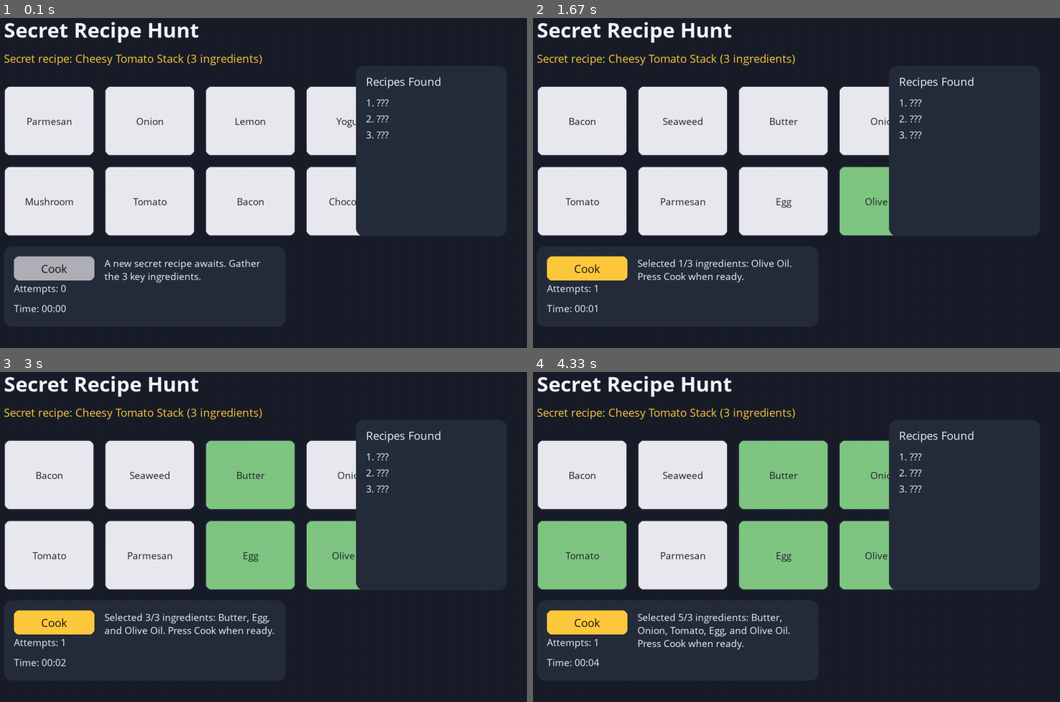
Above: before the commit, frames 1-4 (two rows, left to right).
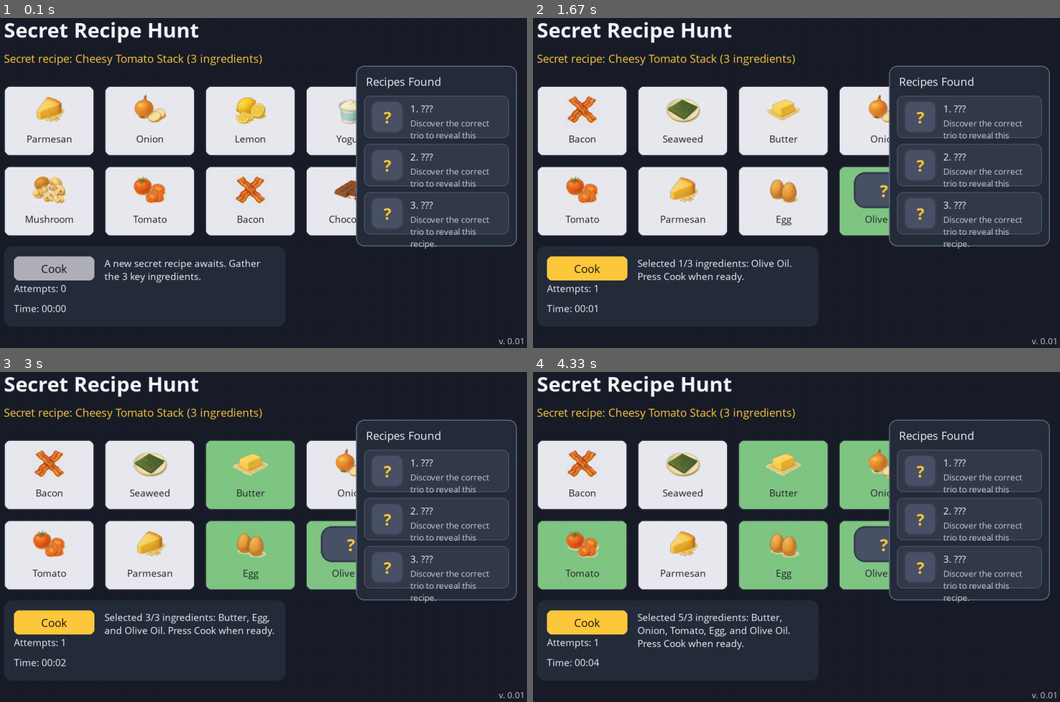
Above: after the commit, the same moments.

Repository: chrixbedardcad/FoodSimulator
Game: pygame game, started from secret_recipe_pygame.py
Two runs of this game, one before a commit and one after it. Both use one fixed random seed, a clock stepped at 60 frames per second and the inputs below.
Inputs (mouse positions are in pixels of both pictures, inside the frame that each line leads up to):
- Up to frame 1 (0.1 s): no input
- Up to frame 2 (1.67 s): click (785, 176) at 0.38 s; click "Cook" at 0.72 s; click (612, 262) at 1.05 s; click (854, 206) at 1.38 s
- Up to frame 3 (3 s): click (121, 457) at 1.72 s; click (263, 566) at 2.05 s; click (237, 467) at 2.38 s; click (173, 454) at 2.72 s
- Up to frame 4 (4.33 s): click (575, 451) at 3.05 s; click (606, 566) at 3.38 s; click (907, 467) at 3.72 s; click (622, 461) at 4.05 s

The runs differ from the first frame. In frame 1, 6.9% of the frame differs, in the area x 4-100%, y 14-99%; in frame 2, 7.2%, in the area x 6-100%, y 14-99%; in frame 3, 7.2%; in frame 4, 7.2%.

Commit message:
Add ingredient and recipe art to Pygame secret recipe UI

Diff:
--- a/secret_recipe_pygame.py
+++ b/secret_recipe_pygame.py
@@ -9,6 +9,7 @@
 
 import random
 import time
+from pathlib import Path
 from typing import Dict, List, Optional, Sequence, Set, Tuple
 
 import pygame
@@ -27,9 +28,19 @@
 CARD_SELECTED_COLOR = (129, 199, 132)
 CARD_DISABLED_COLOR = (176, 176, 184)
 TEXT_COLOR = (245, 245, 250)
+TEXT_MUTED_COLOR = (200, 204, 214)
 ACCENT_COLOR = (255, 202, 61)
 NEXT_ROUND_DELAY_MS = 900
 NEXT_ROUND_EVENT = pygame.USEREVENT + 1
+SUMMARY_ENTRY_PENDING_COLOR = (52, 59, 74)
+SUMMARY_ENTRY_FOUND_COLOR = (62, 86, 70)
+SUMMARY_ENTRY_BORDER_COLOR = (94, 106, 128)
+
+VERSION = "v. 0.01"
+CARD_IMAGE_MAX_SIZE = (120, 72)
+RECIPE_IMAGE_MAX_SIZE = (68, 68)
+INGREDIENT_ICON_DIR = Path(__file__).resolve().parent / "Ingredients"
+RECIPE_ICON_DIR = Path(__file__).resolve().parent / "recipes"
 
 
 class PygameSecretRecipeGame:
@@ -45,6 +56,7 @@
         self.font_title = pygame.font.SysFont("Segoe UI", 44, bold=True)
         self.font_medium = pygame.font.SysFont("Segoe UI", 24)
         self.font_small = pygame.font.SysFont("Segoe UI", 20)
+        self.font_xsmall = pygame.font.SysFont("Segoe UI", 18)
 
         self.data = GameData.from_json()
         self.rng = random.Random()
@@ -64,12 +76,23 @@
         self.found_recipes: List[Optional[Recipe]] = [None] * RECIPES_TO_FIND
         self.card_rects = self._build_card_layout()
         self.cook_button = pygame.Rect(80, 520, 160, 48)
-        self.summary_panel = pygame.Rect(760, 140, 300, 340)
+        self.summary_panel = pygame.Rect(760, 140, 320, 360)
 
         self._ingredient_display: Dict[str, str] = {
             name: (ingredient.display_name if isinstance(ingredient, Ingredient) else name)
             for name, ingredient in self.data.ingredients.items()
         }
+
+        self._ingredient_image_paths = self._scan_asset_directory(INGREDIENT_ICON_DIR)
+        self._recipe_image_paths = self._scan_asset_directory(RECIPE_ICON_DIR)
+        self._ingredient_image_cache: Dict[str, pygame.Surface] = {}
+        self._recipe_image_cache: Dict[str, pygame.Surface] = {}
+        self.ingredient_placeholder = self._build_placeholder_surface(
+            CARD_IMAGE_MAX_SIZE, border_radius=22
+        )
+        self.recipe_placeholder = self._build_placeholder_surface(
+            RECIPE_IMAGE_MAX_SIZE, border_radius=18
+        )
 
         self._start_next_round()
 
@@ -243,6 +266,112 @@
             " Press Cook when ready."
         )
 
+    # --- Asset helpers -------------------------------------------------------
+    @staticmethod
+    def _normalize_key(name: str) -> str:
+        return "".join(char.lower() for char in name if char.isalnum())
+
+    def _scan_asset_directory(self, directory: Path) -> Dict[str, Path]:
+        paths: Dict[str, Path] = {}
+        if not directory.exists():
+            return paths
+        for image_path in directory.glob("*.png"):
+            key = self._normalize_key(image_path.stem)
+            paths[key] = image_path
+        return paths
+
+    def _build_placeholder_surface(
+        self,
+        size: Tuple[int, int],
+        *,
+        border_radius: int = 18,
+        symbol: str = "?",
+    ) -> pygame.Surface:
+        width, height = size
+        surface = pygame.Surface((width, height), pygame.SRCALPHA)
+        pygame.draw.rect(surface, (55, 62, 80), surface.get_rect(), border_radius=border_radius)
+        inner_rect = surface.get_rect().inflate(-8, -8)
+        inner_radius = max(border_radius - 6, 0)
+        pygame.draw.rect(surface, (74, 82, 104), inner_rect, border_radius=inner_radius)
+        font_size = max(20, height // 2)
+        placeholder_font = pygame.font.SysFont("Segoe UI", font_size, bold=True)
+        glyph = placeholder_font.render(symbol, True, ACCENT_COLOR)
+        surface.blit(glyph, glyph.get_rect(center=(width // 2, height // 2)))
+        return surface.convert_alpha()
+
+    def _load_scaled_image(
+        self,
+        path: Path,
+        max_size: Tuple[int, int],
+        fallback: pygame.Surface,
+    ) -> pygame.Surface:
+        try:
+            surface = pygame.image.load(str(path)).convert_alpha()
+        except pygame.error:
+            return fallback
+        width, height = surface.get_size()
+        max_width, max_height = max_size
+        scale = min(max_width / width, max_height / height, 1.0)
+        if scale < 1.0:
+            new_size = (max(1, int(width * scale)), max(1, int(height * scale)))
+            surface = pygame.transform.smoothscale(surface, new_size)
+        return surface
+
+    def _ingredient_image_surface(self, ingredient_name: str) -> pygame.Surface:
+        key = self._normalize_key(ingredient_name)
+        cached = self._ingredient_image_cache.get(key)
+        if cached is not None:
+            return cached
+
+        ingredient = self.data.ingredients.get(ingredient_name)
+        candidates: List[str] = [ingredient_name]
+        if ingredient:
+            if ingredient.display_name and ingredient.display_name not in candidates:
+                candidates.append(ingredient.display_name)
+            if ingredient.ingredient_id and ingredient.ingredient_id not in candidates:
+                candidates.append(ingredient.ingredient_id)
+
+        surface: Optional[pygame.Surface] = None
+        for candidate in candidates:
+            candidate_key = self._normalize_key(candidate)
+            path = self._ingredient_image_paths.get(candidate_key)
+            if path and path.exists():
+                surface = self._load_scaled_image(
+                    path, CARD_IMAGE_MAX_SIZE, self.ingredient_placeholder
+                )
+                break
+
+        result = surface or self.ingredient_placeholder
+        for candidate in candidates:
+            candidate_key = self._normalize_key(candidate)
+            self._ingredient_image_cache.setdefault(candidate_key, result)
+        return result
+
+    def _recipe_image_surface(self, recipe: Optional[Recipe]) -> pygame.Surface:
+        if recipe is None:
+            return self.recipe_placeholder
+
+        candidates = [recipe.name, recipe.display_name]
+        surface: Optional[pygame.Surface] = None
+        for candidate in candidates:
+            candidate_key = self._normalize_key(candidate)
+            cached = self._recipe_image_cache.get(candidate_key)
+            if cached is not None:
+                return cached
+            path = self._recipe_image_paths.get(candidate_key)
+            if path and path.exists():
+                surface = self._load_scaled_image(
+                    path, RECIPE_IMAGE_MAX_SIZE, self.recipe_placeholder
+                )
+                for known in candidates:
+                    self._recipe_image_cache[self._normalize_key(known)] = surface
+                return surface
+
+        for candidate in candidates:
+            candidate_key = self._normalize_key(candidate)
+            self._recipe_image_cache.setdefault(candidate_key, self.recipe_placeholder)
+        return self.recipe_placeholder
+
     # --- Drawing helpers -----------------------------------------------------
     def _draw(self) -> None:
         self.screen.fill(BACKGROUND_COLOR)
@@ -250,6 +379,7 @@
         self._draw_cards()
         self._draw_controls()
         self._draw_summary()
+        self._draw_version()
         if self.finish_time is not None:
             self._draw_summary_overlay()
 
@@ -273,13 +403,28 @@
                 fill = CARD_COLOR
             pygame.draw.rect(self.screen, fill, rect, border_radius=12)
             pygame.draw.rect(self.screen, PANEL_COLOR, rect, width=2, border_radius=12)
-            text_lines = self._wrap_text(display_name, self.font_small, rect.width - 20)
+            image_surface = self._ingredient_image_surface(name)
+            image_rect = image_surface.get_rect()
+            image_rect.centerx = rect.centerx
+            image_rect.top = rect.y + 12
+            self.screen.blit(image_surface, image_rect)
+
+            text_lines = self._wrap_text(display_name, self.font_small, rect.width - 24)
             line_height = self.font_small.get_linesize()
-            total_height = len(text_lines) * line_height
-            start_y = rect.y + (rect.height - total_height) // 2
+            text_height = len(text_lines) * line_height
+            text_area_top = image_rect.bottom + 8
+            start_y = max(text_area_top, rect.y + 12)
+            max_start = rect.bottom - text_height - 12
+            start_y = min(start_y, max_start)
+            start_y = max(start_y, rect.y + 12)
             for line_index, line in enumerate(text_lines):
                 surface = self.font_small.render(line, True, (32, 32, 42))
-                line_rect = surface.get_rect(center=(rect.centerx, start_y + line_height * line_index + line_height // 2))
+                line_rect = surface.get_rect(
+                    center=(
+                        rect.centerx,
+                        start_y + line_height * line_index + line_height // 2,
+                    )
+                )
                 self.screen.blit(surface, line_rect)
 
     def _draw_controls(self) -> None:
@@ -301,19 +446,62 @@
 
     def _draw_summary(self) -> None:
         pygame.draw.rect(self.screen, PANEL_COLOR, self.summary_panel, border_radius=16)
+        pygame.draw.rect(
+            self.screen,
+            SUMMARY_ENTRY_BORDER_COLOR,
+            self.summary_panel,
+            width=2,
+            border_radius=16,
+        )
         title = self.font_medium.render("Recipes Found", True, TEXT_COLOR)
         self.screen.blit(title, (self.summary_panel.x + 20, self.summary_panel.y + 16))
-        y_offset = self.summary_panel.y + 60
-        line_height = self.font_small.get_linesize()
+
+        entry_height = 84
+        spacing = 12
+        entry_y = self.summary_panel.y + 60
         for idx, recipe in enumerate(self.found_recipes):
-            label = f"{idx + 1}. "
+            entry_rect = pygame.Rect(
+                self.summary_panel.x + 16,
+                entry_y,
+                self.summary_panel.width - 32,
+                entry_height,
+            )
+            fill_color = SUMMARY_ENTRY_FOUND_COLOR if recipe else SUMMARY_ENTRY_PENDING_COLOR
+            pygame.draw.rect(self.screen, fill_color, entry_rect, border_radius=12)
+            pygame.draw.rect(
+                self.screen,
+                SUMMARY_ENTRY_BORDER_COLOR,
+                entry_rect,
+                width=1,
+                border_radius=12,
+            )
+
+            icon_surface = self._recipe_image_surface(recipe)
+            icon_rect = icon_surface.get_rect()
+            icon_rect.left = entry_rect.x + 12
+            icon_rect.centery = entry_rect.centery
+            self.screen.blit(icon_surface, icon_rect)
+
+            text_x = icon_rect.right + 12
+            primary_label = f"{idx + 1}. {recipe.display_name if recipe else '???'}"
+            primary_surface = self.font_small.render(primary_label, True, TEXT_COLOR)
+            self.screen.blit(primary_surface, (text_x, entry_rect.y + 12))
+
             if recipe:
-                label += recipe.display_name
+                ingredients = [self._display_name(name) for name in recipe.trio]
+                detail_text = "Ingredients: " + ", ".join(ingredients)
             else:
-                label += "???"
-            surface = self.font_small.render(label, True, TEXT_COLOR)
-            self.screen.blit(surface, (self.summary_panel.x + 20, y_offset))
-            y_offset += line_height + 6
+                detail_text = "Discover the correct trio to reveal this recipe."
+
+            available_width = entry_rect.width - (text_x - entry_rect.x) - 16
+            detail_lines = self._wrap_text(detail_text, self.font_xsmall, available_width)
+            detail_y = entry_rect.y + 12 + self.font_small.get_linesize() + 4
+            for line in detail_lines:
+                detail_surface = self.font_xsmall.render(line, True, TEXT_MUTED_COLOR)
+                self.screen.blit(detail_surface, (text_x, detail_y))
+                detail_y += self.font_xsmall.get_linesize()
+
+            entry_y += entry_height + spacing
 
     def _draw_summary_overlay(self) -> None:
         overlay = pygame.Surface((SCREEN_WIDTH, SCREEN_HEIGHT), pygame.SRCALPHA)
@@ -339,6 +527,12 @@
 
         prompt = self.font_small.render("Press ESC or close the window to exit", True, TEXT_COLOR)
         self.screen.blit(prompt, prompt.get_rect(center=(panel.centerx, panel.y + 210)))
+
+    def _draw_version(self) -> None:
+        version_surface = self.font_xsmall.render(VERSION, True, TEXT_MUTED_COLOR)
+        version_rect = version_surface.get_rect()
+        version_rect.bottomright = (SCREEN_WIDTH - 24, SCREEN_HEIGHT - 20)
+        self.screen.blit(version_surface, version_rect)
 
     # --- Utility helpers -----------------------------------------------------
     def _build_card_layout(self) -> List[pygame.Rect]:
